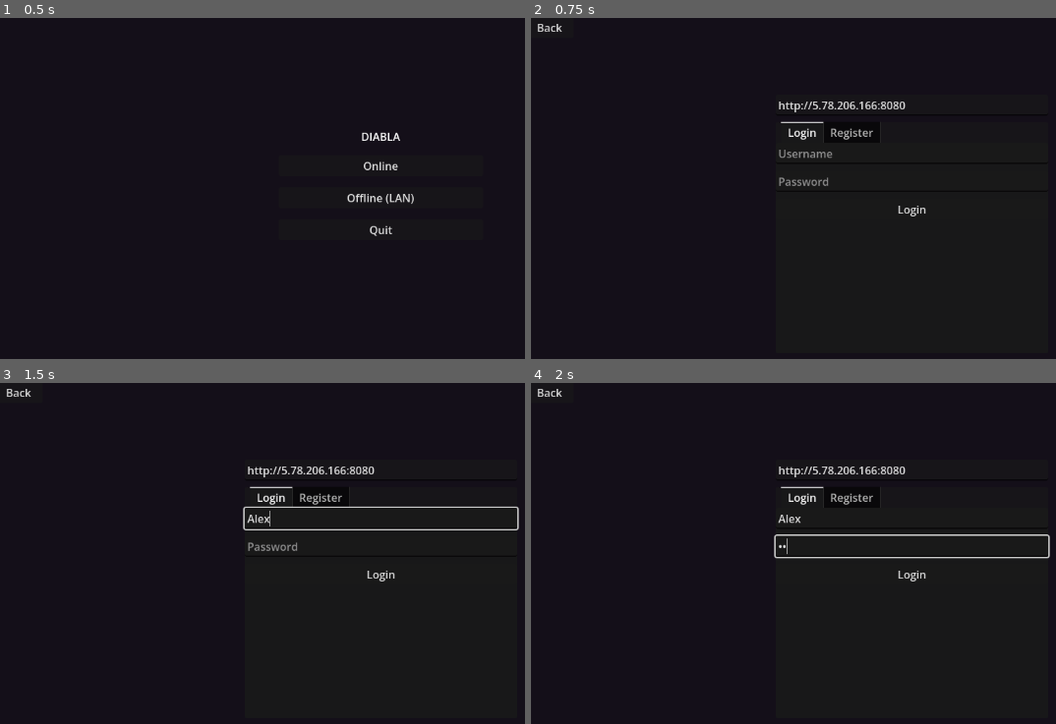
Above: before the commit, frames 1-4 (two rows, left to right).
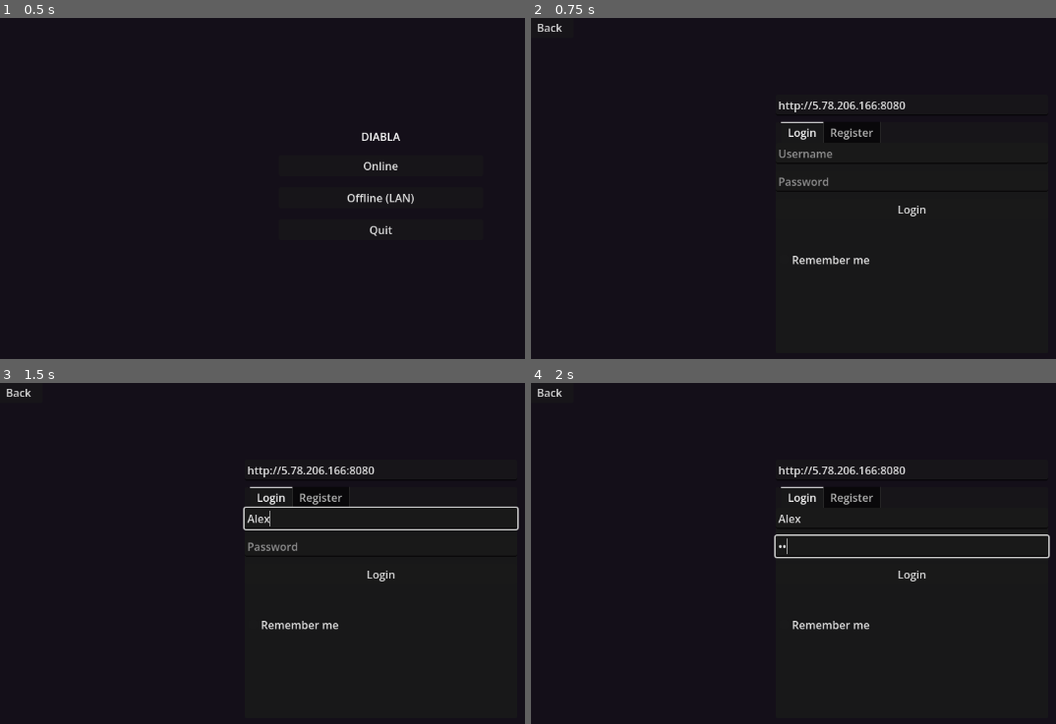
Above: after the commit, the same moments.

Repository: aruben-ux/diabla-game
Game: Godot game, scene res://scenes/ui/main_menu.tscn
Two runs of this game, one before a commit and one after it. Both use one fixed random seed, a clock stepped at 60 frames per second and the inputs below.
Inputs (mouse positions are in pixels of both pictures, inside the frame that each line leads up to):
- Up to frame 1 (0.5 s): no input
- Up to frame 2 (0.75 s): click "Online" at 0.5 s
- Up to frame 3 (1.5 s): click (383, 519) at 1.27 s; type "Alex" at 1.35 s
- Up to frame 4 (2 s): click (914, 546) at 1.5 s; type "12" at 1.58 s

Frame 1 is identical in both runs. In frame 2, 0.2% of the frame differs, in the area x 49-65%, y 69-73%; in frame 3, 0.2%; in frame 4, 0.2%.

Commit message:
Fix port constraint, add remember-me login, stale game cleanup, movement debug prints

Diff:
--- a/scenes/ui/login_screen.tscn
+++ b/scenes/ui/login_screen.tscn
@@ -61,6 +61,10 @@
 layout_mode = 2
 horizontal_alignment = 1
 
+[node name="RememberCheck" type="CheckBox" parent="PanelContainer/TabContainer/Login/LoginVBox"]
+layout_mode = 2
+text = "Remember me"
+
 [node name="Register" type="MarginContainer" parent="PanelContainer/TabContainer"]
 visible = false
 layout_mode = 2
--- a/scripts/player/player.gd
+++ b/scripts/player/player.gd
@@ -172,6 +172,8 @@
 			attack_timer -= delta
 		_process_movement(delta)
 		# Broadcast authoritative position to all clients
+		if is_moving:
+			print("[Srv] Moving %s pos=%s target=%s" % [name, global_position, move_target])
 		_apply_remote_position.rpc(global_position, model.rotation.y)
 	else:
 		# Client: interpolate toward server state
@@ -288,8 +290,10 @@
 		return
 	var sender := multiplayer.get_remote_sender_id()
 	if sender != get_multiplayer_authority():
+		print("[Move] Rejected: sender=%d auth=%d" % [sender, get_multiplayer_authority()])
 		return
 	# Server validates and applies
+	print("[Move] Intent from peer %d -> %s" % [sender, target])
 	move_target = target
 	is_moving = true
 	is_attacking = false
--- a/scripts/ui/login_screen.gd
+++ b/scripts/ui/login_screen.gd
@@ -2,6 +2,8 @@
 
 ## Login / Registration screen for online mode.
 ## Authenticates with the lobby server, then transitions to the lobby.
+
+const SAVE_PATH := "user://login.cfg"
 
 @onready var tab_container: TabContainer = $PanelContainer/TabContainer
 
@@ -10,6 +12,7 @@
 @onready var login_password: LineEdit = $PanelContainer/TabContainer/Login/LoginVBox/PasswordInput
 @onready var login_button: Button = $PanelContainer/TabContainer/Login/LoginVBox/LoginButton
 @onready var login_status: Label = $PanelContainer/TabContainer/Login/LoginVBox/StatusLabel
+@onready var remember_check: CheckBox = $PanelContainer/TabContainer/Login/LoginVBox/RememberCheck
 
 # Register tab
 @onready var reg_username: LineEdit = $PanelContainer/TabContainer/Register/RegisterVBox/UsernameInput
@@ -37,6 +40,8 @@
 	if server_input:
 		server_input.text = OnlineManager.lobby_url
 		server_input.text_changed.connect(func(t: String): OnlineManager.lobby_url = t.strip_edges())
+
+	_load_saved_credentials()
 
 
 func _on_login_pressed() -> void:
@@ -70,6 +75,7 @@
 
 
 func _on_login_succeeded(_username: String, _account_id: int) -> void:
+	_save_credentials()
 	get_tree().change_scene_to_file("res://scenes/ui/lobby.tscn")
 
 
@@ -89,3 +95,28 @@
 
 func _on_back_pressed() -> void:
 	get_tree().change_scene_to_file("res://scenes/ui/main_menu.tscn")
+
+
+func _save_credentials() -> void:
+	if not remember_check or not remember_check.button_pressed:
+		# If unchecked, delete any saved credentials
+		if FileAccess.file_exists(SAVE_PATH):
+			DirAccess.remove_absolute(SAVE_PATH)
+		return
+	var cfg := ConfigFile.new()
+	cfg.set_value("login", "username", login_username.text.strip_edges())
+	cfg.set_value("login", "password", login_password.text)
+	cfg.set_value("login", "remember", true)
+	cfg.save(SAVE_PATH)
+
+
+func _load_saved_credentials() -> void:
+	if not FileAccess.file_exists(SAVE_PATH):
+		return
+	var cfg := ConfigFile.new()
+	if cfg.load(SAVE_PATH) != OK:
+		return
+	login_username.text = cfg.get_value("login", "username", "")
+	login_password.text = cfg.get_value("login", "password", "")
+	if remember_check:
+		remember_check.button_pressed = cfg.get_value("login", "remember", false)
Not shown, changed: server/game_spawner.py
Not shown, changed: server/main.py
Not shown, changed: server/models.py
